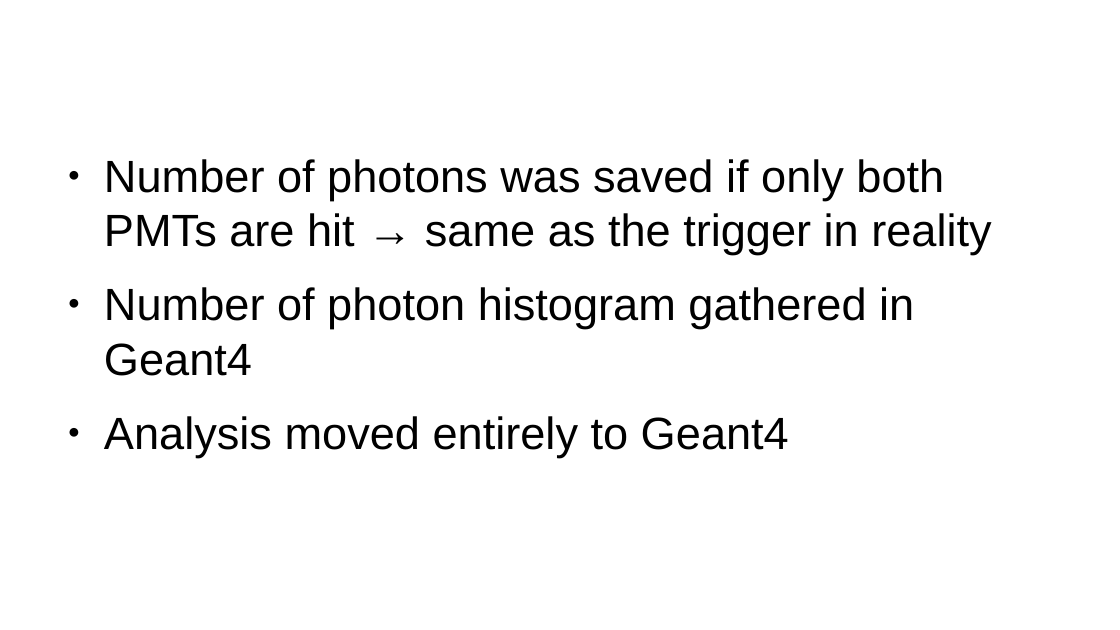
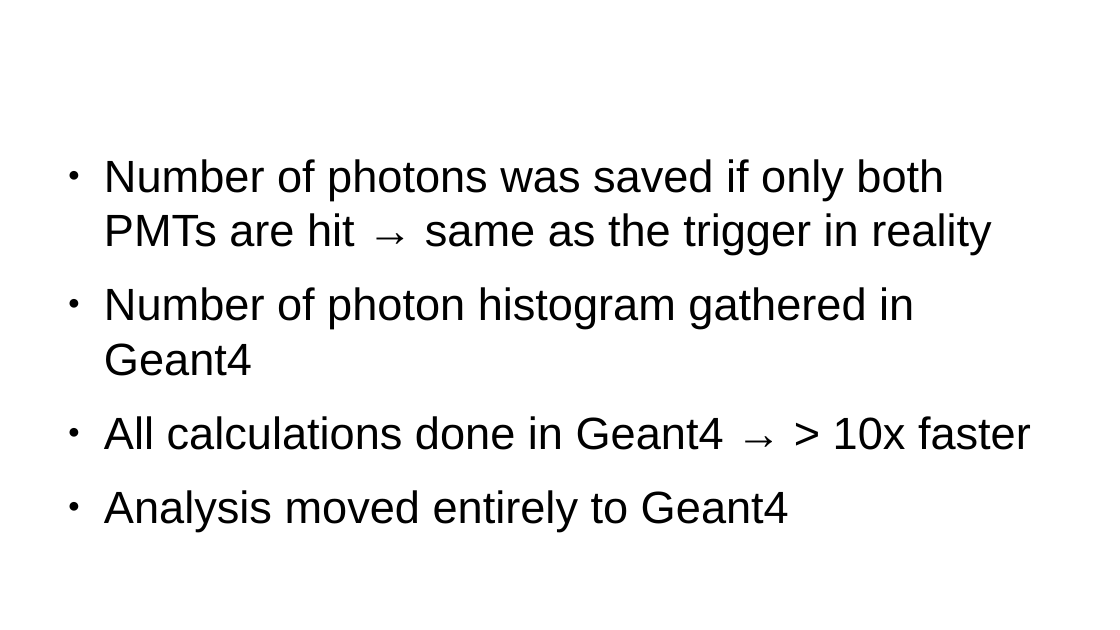
Before and after one commit to ggalgoczi/szimulacio, a slide deck: slide 2 of presentations/speedup.odp. Drawn at 1120x630 pixels with LibreOffice and Linux fonts; fonts in the diff are those of the drawing. Boxes give left, top, right and bottom in pixels: in the first picture for what was removed or moved away, otherwise in the second. Text is boxed around its words. In the diff, an @@ line names an element or a change of style, - is before the commit and + after.

Commit message:
aa

```diff
--- a/presentations/speedup.odp
+++ b/presentations/speedup.odp
@@ text at box(104, 416, 1031, 450): paragraph added @@
+● All calculations done in Geant4 → > 10x faster
```
